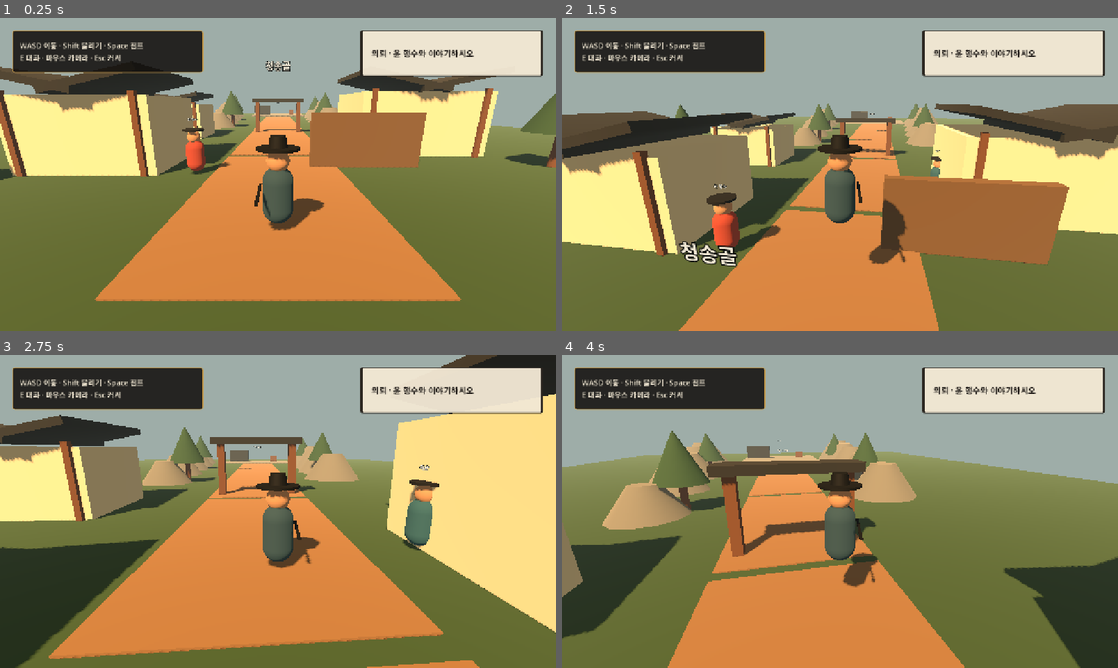
Above: before the commit, frames 1-4 (two rows, left to right).
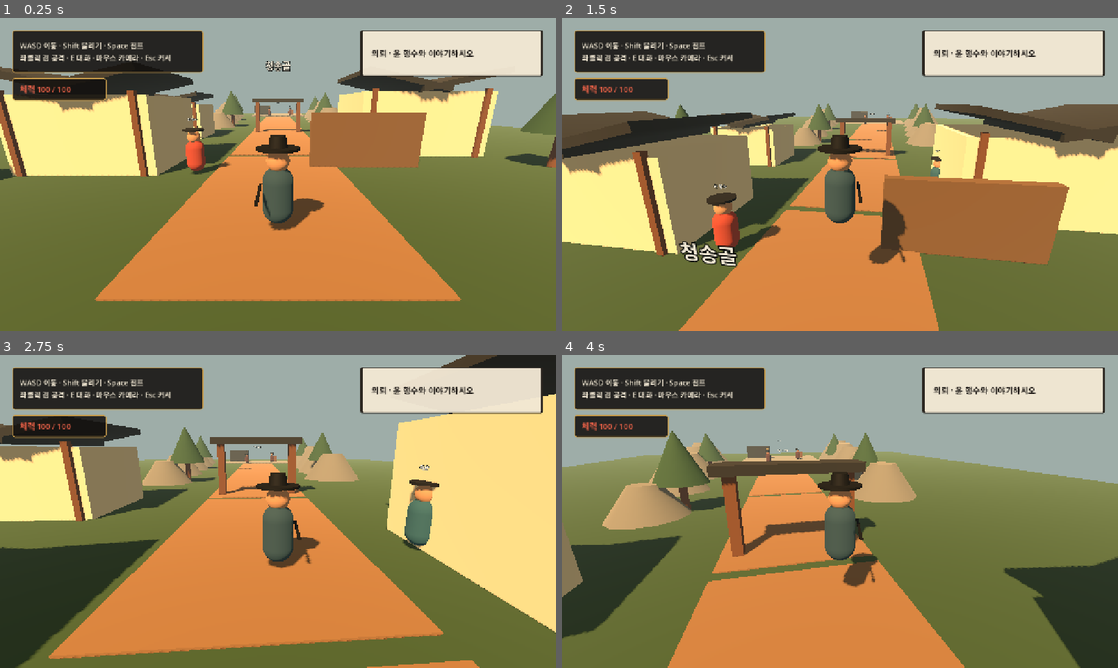
Above: after the commit, the same moments.

Repository: jngbnss/rea-playground
Game: Godot game, scene res://scenes/main.tscn
The game is run twice, just before and just after one commit, with the same random seed, the same clock (stepped at 60 frames per second) and the same inputs.
Inputs (mouse positions are in pixels of both pictures, inside the frame that each line leads up to):
- Up to frame 1 (0.25 s): no input
- Up to frame 2 (1.5 s): tap Enter at 0.5 s; move the mouse to (867, 174) at 0.52 s; hold W (move_forward) from 0.53 s (still down); click (867, 174) at 0.6 s; tap Space (jump) at 0.77 s; move the mouse to (812, 174) at 1.27 s; tap E (interact) at 1.35 s
- Up to frame 3 (2.75 s): keep holding W (move_forward); tap Space (jump) at 1.52 s; click (250, 511) at 1.55 s; move the mouse to (289, 505) at 2.02 s; hold Shift (sprint) from 2.03 s (still down); click (289, 505) at 2.3 s
- Up to frame 4 (4 s): keep holding W (move_forward); move the mouse to (834, 517) at 2.77 s; release Shift (sprint) at 2.78 s; click (834, 517) at 2.85 s; tap Space (jump) at 3.02, 3.77 s; move the mouse to (878, 514) at 3.52 s; click (878, 514) at 3.6 s

The runs differ from the first frame. In frame 1, 1.3% of the frame differs, in the area x 2-53%, y 11-32%; in frame 2, 1.6%; in frame 3, 1.1%; in frame 4, 1.7%, in the area x 2-44%, y 11-34%.

Commit message:
feat: add sword combat and bandit AI

Diff:
--- a/projects/joseon-outlaw/game/project.godot
+++ b/projects/joseon-outlaw/game/project.godot
@@ -9,6 +9,7 @@
 
 [autoload]
 QuestManager="*res://scripts/quest_manager.gd"
+CombatCoordinator="*res://scripts/combat_coordinator.gd"
 
 [display]
 window/size/viewport_width=1280
--- /dev/null
+++ b/projects/joseon-outlaw/game/scenes/bandit.tscn
@@ -0,0 +1,76 @@
+[gd_scene load_steps=9 format=3]
+
+[ext_resource type="Script" path="res://scripts/bandit.gd" id="1_bandit"]
+
+[sub_resource type="CapsuleShape3D" id="Shape_bandit"]
+radius = 0.38
+height = 1.8
+
+[sub_resource type="CapsuleMesh" id="Mesh_body"]
+radius = 0.37
+height = 1.35
+
+[sub_resource type="SphereMesh" id="Mesh_head"]
+radius = 0.25
+height = 0.5
+
+[sub_resource type="CylinderMesh" id="Mesh_wrap"]
+top_radius = 0.28
+bottom_radius = 0.32
+height = 0.26
+radial_segments = 12
+
+[sub_resource type="BoxMesh" id="Mesh_weapon"]
+size = Vector3(0.08, 0.08, 1.15)
+
+[sub_resource type="StandardMaterial3D" id="Material_cloth"]
+albedo_color = Color(0.30, 0.15, 0.12, 1)
+roughness = 0.95
+
+[sub_resource type="StandardMaterial3D" id="Material_skin"]
+albedo_color = Color(0.65, 0.43, 0.31, 1)
+roughness = 0.9
+
+[sub_resource type="StandardMaterial3D" id="Material_dark"]
+albedo_color = Color(0.055, 0.045, 0.04, 1)
+metallic = 0.25
+roughness = 0.6
+
+[node name="Bandit" type="CharacterBody3D"]
+script = ExtResource("1_bandit")
+
+[node name="CollisionShape3D" type="CollisionShape3D" parent="."]
+position = Vector3(0, 0.9, 0)
+shape = SubResource("Shape_bandit")
+
+[node name="Visual" type="Node3D" parent="."]
+
+[node name="Body" type="MeshInstance3D" parent="Visual"]
+position = Vector3(0, 0.86, 0)
+mesh = SubResource("Mesh_body")
+material_override = SubResource("Material_cloth")
+
+[node name="Head" type="MeshInstance3D" parent="Visual"]
+position = Vector3(0, 1.67, 0)
+mesh = SubResource("Mesh_head")
+material_override = SubResource("Material_skin")
+
+[node name="HeadWrap" type="MeshInstance3D" parent="Visual"]
+position = Vector3(0, 1.88, 0)
+rotation_degrees = Vector3(0, 0, -8)
+mesh = SubResource("Mesh_wrap")
+material_override = SubResource("Material_dark")
+
+[node name="Weapon" type="MeshInstance3D" parent="Visual"]
+position = Vector3(-0.45, 0.95, -0.12)
+rotation_degrees = Vector3(0, 0, 10)
+mesh = SubResource("Mesh_weapon")
+material_override = SubResource("Material_dark")
+
+[node name="StateLabel" type="Label3D" parent="."]
+position = Vector3(0, 2.35, 0)
+text = "순찰"
+font_size = 34
+outline_size = 7
+modulate = Color(0.96, 0.72, 0.36, 1)
+billboard = 1
--- a/projects/joseon-outlaw/game/scenes/main.tscn
+++ b/projects/joseon-outlaw/game/scenes/main.tscn
@@ -1,9 +1,10 @@
-[gd_scene load_steps=13 format=3]
+[gd_scene load_steps=14 format=3]
 
 [ext_resource type="Script" path="res://scripts/main.gd" id="1_main"]
 [ext_resource type="PackedScene" path="res://scenes/player.tscn" id="2_player"]
 [ext_resource type="Script" path="res://scripts/world.gd" id="3_world"]
 [ext_resource type="PackedScene" path="res://scenes/npc.tscn" id="4_npc"]
+[ext_resource type="PackedScene" path="res://scenes/bandit.tscn" id="5_bandit"]
 
 [sub_resource type="Environment" id="Environment_main"]
 background_mode = 1
@@ -106,6 +107,12 @@
 display_name = "덕순 주모"
 accent_color = Color(0.18, 0.35, 0.4, 1)
 
+[node name="BanditA" parent="World" instance=ExtResource("5_bandit")]
+position = Vector3(-2, 0, -46)
+
+[node name="BanditB" parent="World" instance=ExtResource("5_bandit")]
+position = Vector3(3, 0, -50)
+
 [node name="Player" parent="." instance=ExtResource("2_player")]
 position = Vector3(0, 0.05, 8)
 
@@ -125,7 +132,7 @@
 theme_override_constants/margin_bottom = 10
 
 [node name="Text" type="Label" parent="UI/HelpPanel/Margin"]
-text = "WASD 이동 · Shift 달리기 · Space 점프\nE 대화 · 마우스 카메라 · Esc 커서"
+text = "WASD 이동 · Shift 달리기 · Space 점프\n좌클릭 검 공격 · E 대화 · 마우스 카메라 · Esc 커서"
 theme_override_colors/font_color = Color(0.945, 0.906, 0.827, 1)
 theme_override_font_sizes/font_size = 17
 
@@ -180,3 +187,21 @@
 autowrap_mode = 2
 theme_override_colors/font_color = Color(0.945, 0.906, 0.827, 1)
 theme_override_font_sizes/font_size = 22
+
+[node name="HealthPanel" type="PanelContainer" parent="UI"]
+offset_left = 28.0
+offset_top = 138.0
+offset_right = 245.0
+offset_bottom = 190.0
+theme_override_styles/panel = SubResource("Panel_style")
+
+[node name="Margin" type="MarginContainer" parent="UI/HealthPanel"]
+theme_override_constants/margin_left = 16
+theme_override_constants/margin_top = 8
+theme_override_constants/margin_right = 16
+theme_override_constants/margin_bottom = 8
+
+[node name="Health" type="Label" parent="UI/HealthPanel/Margin"]
+text = "체력 100 / 100"
+theme_override_colors/font_color = Color(0.92, 0.38, 0.28, 1)
+theme_override_font_sizes/font_size = 18
--- /dev/null
+++ b/projects/joseon-outlaw/game/scripts/bandit.gd
@@ -0,0 +1,188 @@
+class_name BanditController
+extends CharacterBody3D
+
+signal state_changed(previous: String, current: String)
+signal health_changed(current: int, maximum: int)
+signal died(bandit: BanditController)
+
+const PATROL := "patrol"
+const ALERT := "alert"
+const CHASE := "chase"
+const ATTACK := "attack"
+const STAGGER := "stagger"
+const RETURN := "return"
+const DEAD := "dead"
+
+@export var max_health := 60
+@export var move_speed := 3.2
+@export var detection_range := 11.0
+@export var attack_range := 2.2
+@export var leash_range := 24.0
+@export var attack_damage := 12
+
+@onready var visual: Node3D = $Visual
+@onready var weapon: MeshInstance3D = $Visual/Weapon
+@onready var state_label: Label3D = $StateLabel
+
+var health := 60
+var state := PATROL
+var target: PlayerController
+var _spawn_position := Vector3.ZERO
+var _patrol_direction := 1.0
+var _attack_cooldown := 0.0
+var _stagger_time := 0.0
+var _gravity: float = ProjectSettings.get_setting("physics/3d/default_gravity")
+
+
+func _ready() -> void:
+    add_to_group("enemies")
+    health = max_health
+    _spawn_position = global_position
+    target = get_tree().get_first_node_in_group("player") as PlayerController
+    _show_state()
+
+
+func _physics_process(delta: float) -> void:
+    if state == DEAD:
+        return
+    _attack_cooldown = maxf(0.0, _attack_cooldown - delta)
+    if not is_on_floor():
+        velocity.y -= _gravity * delta
+    if state == STAGGER:
+        _stagger_time -= delta
+        velocity.x = move_toward(velocity.x, 0.0, 10.0 * delta)
+        velocity.z = move_toward(velocity.z, 0.0, 10.0 * delta)
+        if _stagger_time <= 0.0:
+            _set_state(CHASE)
+        move_and_slide()
+        return
+    if target == null or not is_instance_valid(target) or target.is_dead:
+        _return_home(delta)
+        move_and_slide()
+        return
+
+    var target_distance := global_position.distance_to(target.global_position)
+    var home_distance := global_position.distance_to(_spawn_position)
+    match state:
+        PATROL:
+            _patrol(delta)
+            if target_distance <= detection_range:
+                _set_state(ALERT)
+        ALERT:
+            velocity.x = 0.0
+            velocity.z = 0.0
+            _set_state(CHASE)
+        CHASE:
+            if home_distance > leash_range:
+                _set_state(RETURN)
+            elif target_distance <= attack_range and CombatCoordinator.request_attack(self):
+                _set_state(ATTACK)
+            else:
+                _move_toward(target.global_position, move_speed)
+        ATTACK:
+            velocity.x = 0.0
+            velocity.z = 0.0
+            _face(target.global_position)
+            if target_distance > attack_range + 0.8:
+                CombatCoordinator.release_attack(self)
+                _set_state(CHASE)
+            elif _attack_cooldown <= 0.0:
+                _attack_cooldown = 1.1
+                target.receive_damage(attack_damage)
+                _swing_weapon()
+        RETURN:
+            _return_home(delta)
+    move_and_slide()
+
+
+func take_damage(amount: int, attacker: Node3D = null) -> bool:
+    if state == DEAD or amount <= 0:
+        return false
+    health = maxi(0, health - amount)
+    health_changed.emit(health, max_health)
+    if health == 0:
+        CombatCoordinator.release_attack(self)
+        _set_state(DEAD)
+        collision_layer = 0
+        collision_mask = 0
+        died.emit(self)
+        visual.rotation_degrees.z = 90.0
+        state_label.text = "제압됨"
+    else:
+        if attacker is PlayerController:
+            target = attacker
+        CombatCoordinator.release_attack(self)
+        _stagger_time = 0.28
+        _set_state(STAGGER)
+    return true
+
+
+func set_combat_target(next_target: PlayerController) -> void:
+    target = next_target
+
+
+func reset_combat(position_override := Vector3.INF) -> void:
+    if position_override != Vector3.INF:
+        global_position = position_override
+        _spawn_position = position_override
+    health = max_health
+    velocity = Vector3.ZERO
+    visual.rotation = Vector3.ZERO
+    collision_layer = 1
+    collision_mask = 1
+    _set_state(PATROL)
+    health_changed.emit(health, max_health)
+
+
+func _patrol(_delta: float) -> void:
+    var offset := global_position.x - _spawn_position.x
+    if absf(offset) > 3.0:
+        _patrol_direction = -signf(offset)
+    velocity.x = _patrol_direction * move_speed * 0.45
+    velocity.z = 0.0
+    _face(global_position + Vector3(velocity.x, 0.0, 0.0))
+
+
+func _return_home(_delta: float) -> void:
+    CombatCoordinator.release_attack(self)
+    if global_position.distance_to(_spawn_position) < 0.7:
+        velocity.x = 0.0
+        velocity.z = 0.0
+        _set_state(PATROL)
+    else:
+        _set_state(RETURN)
+        _move_toward(_spawn_position, move_speed)
+
+
+func _move_toward(destination: Vector3, speed: float) -> void:
+    var direction := (destination - global_position)
+    direction.y = 0.0
+    direction = direction.normalized()
+    velocity.x = direction.x * speed
+    velocity.z = direction.z * speed
+    _face(destination)
+
+
+func _face(destination: Vector3) -> void:
+    var flat_target := Vector3(destination.x, global_position.y, destination.z)
+    if not global_position.is_equal_approx(flat_target):
+        visual.look_at(flat_target, Vector3.UP, true)
+
+
+func _set_state(next: String) -> void:
+    if state == next:
+        return
+    var previous := state
+    state = next
+    state_changed.emit(previous, state)
+    _show_state()
+
+
+func _show_state() -> void:
+    state_label.text = {PATROL: "순찰", ALERT: "발견!", CHASE: "추적", ATTACK: "공격", STAGGER: "경직", RETURN: "복귀", DEAD: "제압됨"}.get(state, state)
+
+
+func _swing_weapon() -> void:
+    var tween := create_tween()
+    tween.tween_property(weapon, "rotation_degrees:z", -75.0, 0.1)
+    tween.tween_property(weapon, "rotation_degrees:z", 10.0, 0.18)
--- /dev/null
+++ b/projects/joseon-outlaw/game/scripts/combat_coordinator.gd
@@ -0,0 +1,26 @@
+extends Node
+
+var active_attacker: Node
+var max_concurrent_attackers := 0
+
+
+func reset() -> void:
+    active_attacker = null
+    max_concurrent_attackers = 0
+
+
+func request_attack(enemy: Node) -> bool:
+    if active_attacker != null and is_instance_valid(active_attacker) and active_attacker != enemy:
+        return false
+    active_attacker = enemy
+    max_concurrent_attackers = maxi(max_concurrent_attackers, 1)
+    return true
+
+
+func release_attack(enemy: Node) -> void:
+    if active_attacker == enemy:
+        active_attacker = null
+
+
+func owns_attack(enemy: Node) -> bool:
+    return active_attacker == enemy
--- a/projects/joseon-outlaw/game/scripts/main.gd
+++ b/projects/joseon-outlaw/game/scripts/main.gd
@@ -1,13 +1,14 @@
 extends Node3D
 
-const IMPLEMENTED_PHASE := 3
+const IMPLEMENTED_PHASE := 4
 const INTERACTION_RANGE := 3.0
 
-@onready var player: CharacterBody3D = $Player
+@onready var player: PlayerController = $Player
 @onready var objective_label: Label = $UI/ObjectivePanel/Margin/Objective
 @onready var prompt_label: Label = $UI/Prompt
 @onready var dialogue_panel: PanelContainer = $UI/Dialogue
 @onready var dialogue_text: Label = $UI/Dialogue/Margin/Text
+@onready var health_label: Label = $UI/HealthPanel/Margin/Health
 
 var _smoke_phase := 0
 var _screenshot_path := ""
@@ -18,6 +19,8 @@
     QuestManager.reset()
     QuestManager.state_changed.connect(_on_quest_state_changed)
     _update_objective()
+    player.health_changed.connect(_on_player_health_changed)
+    _on_player_health_changed(player.health, player.max_health)
     print("JOSEON_OUTLAW_READY phase=%d" % IMPLEMENTED_PHASE)
     for argument in OS.get_cmdline_user_args():
         if argument.begins_with("--smoke-phase="):
@@ -67,6 +70,10 @@
 func _update_objective() -> void:
     objective_label.text = "의뢰 · %s" % QuestManager.objective()
 
+func _on_player_health_changed(current: int, maximum: int) -> void:
+    health_label.text = "체력 %d / %d" % [current, maximum]
+
+
 
 func _finish_smoke() -> void:
     if _smoke_phase > IMPLEMENTED_PHASE:
@@ -82,6 +89,8 @@
     if _smoke_phase >= 2 and not await _smoke_player(camera):
         return
     if _smoke_phase >= 3 and not _smoke_quest():
+        return
+    if _smoke_phase >= 4 and not await _smoke_combat():
         return
     if not _screenshot_path.is_empty():
         await get_tree().process_frame
@@ -162,6 +171,45 @@
     print("QUEST_SMOKE npcs=2 state=%s objective=%s invalid_transition=blocked" % [QuestManager.state, QuestManager.objective()])
     return true
 
+func _smoke_combat() -> bool:
+    var bandit_a := get_node_or_null("World/BanditA") as BanditController
+    var bandit_b := get_node_or_null("World/BanditB") as BanditController
+    if bandit_a == null or bandit_b == null or get_tree().get_nodes_in_group("enemies").size() != 2:
+        _fail_smoke("Combatants are missing")
+        return false
+    CombatCoordinator.reset()
+    player.restore_at(Vector3(0, 0.05, -43))
+    bandit_a.reset_combat(Vector3(-0.8, 0.05, -44.7))
+    bandit_b.reset_combat(Vector3(0.8, 0.05, -44.7))
+    bandit_a.set_combat_target(player)
+    bandit_b.set_combat_target(player)
+    for frame in 8:
+        await get_tree().physics_frame
+    var attacking := 0
+    for enemy in [bandit_a, bandit_b]:
+        if enemy.state == BanditController.ATTACK:
+            attacking += 1
+    if attacking != 1 or CombatCoordinator.max_concurrent_attackers != 1 or player.health >= player.max_health:
+        _fail_smoke("Attack token or enemy damage failed: attacking=%d health=%d" % [attacking, player.health])
+        return false
+
+    CombatCoordinator.reset()
+    player.restore_at(Vector3(0, 0.05, -43))
+    bandit_a.reset_combat(Vector3(0, 0.05, -45))
+    bandit_b.reset_combat(Vector3(5, 0.05, -47))
+    bandit_a.set_combat_target(player)
+    bandit_b.set_combat_target(player)
+    var total_hits := 0
+    for strike in 3:
+        total_hits += player.attack()
+        for frame in 24:
+            await get_tree().physics_frame
+    if total_hits != 3 or bandit_a.state != BanditController.DEAD or bandit_a.health != 0:
+        _fail_smoke("Sword damage sequence failed: hits=%d health=%d state=%s" % [total_hits, bandit_a.health, bandit_a.state])
+        return false
+    print("COMBAT_SMOKE hits=%d enemy_health=%d state=%s token_max=%d player_health=%d" % [total_hits, bandit_a.health, bandit_a.state, CombatCoordinator.max_concurrent_attackers, player.health])
+    return true
+
 
 func _fail_smoke(message: String) -> void:
     print("SMOKE_FAIL phase=%d reason=%s" % [_smoke_phase, message])
--- a/projects/joseon-outlaw/game/scripts/player.gd
+++ b/projects/joseon-outlaw/game/scripts/player.gd
@@ -2,26 +2,38 @@
 extends CharacterBody3D
 
 signal movement_state_changed(state: String)
+signal health_changed(current: int, maximum: int)
+signal died
 
 @export var walk_speed := 4.5
 @export var run_speed := 7.5
 @export var acceleration := 18.0
 @export var jump_velocity := 6.0
 @export var mouse_sensitivity := 0.0025
+@export var max_health := 100
+@export var attack_damage := 20
+@export var attack_range := 2.8
 
 @onready var visual: Node3D = $Visual
+@onready var sword: MeshInstance3D = $Visual/Sword
 @onready var camera_rig: Node3D = $CameraRig
 @onready var pitch: Node3D = $CameraRig/Pitch
 
 var movement_state := "idle"
+var health := 100
+var is_dead := false
 var _test_enabled := false
 var _test_input := Vector2.ZERO
 var _test_sprint := false
 var _test_jump := false
+var _attack_ready := true
+var _attack_tween: Tween
 var _gravity: float = ProjectSettings.get_setting("physics/3d/default_gravity")
 
 
 func _ready() -> void:
+    add_to_group("player")
+    health = max_health
     _ensure_input_actions()
     var smoke_run := false
     for argument in OS.get_cmdline_user_args():
@@ -41,29 +53,81 @@
 
 
 func _physics_process(delta: float) -> void:
+    if is_dead:
+        return
     var input_vector := _test_input if _test_enabled else Input.get_vector("move_left", "move_right", "move_forward", "move_back")
     var sprinting := _test_sprint if _test_enabled else Input.is_action_pressed("sprint")
     var wants_jump := _consume_test_jump() if _test_enabled else Input.is_action_just_pressed("jump")
     _move(input_vector, sprinting, wants_jump, delta)
+    if not _test_enabled and Input.is_action_just_pressed("attack"):
+        attack()
 
 
 func _move(input_vector: Vector2, sprinting: bool, wants_jump: bool, delta: float) -> void:
     var camera_basis := Basis(Vector3.UP, camera_rig.global_rotation.y)
     var direction := (camera_basis * Vector3(input_vector.x, 0.0, input_vector.y)).normalized()
     var speed := run_speed if sprinting else walk_speed
-    var target := direction * speed
-    velocity.x = move_toward(velocity.x, target.x, acceleration * delta)
-    velocity.z = move_toward(velocity.z, target.z, acceleration * delta)
-
+    var target_velocity := direction * speed
+    velocity.x = move_toward(velocity.x, target_velocity.x, acceleration * delta)
+    velocity.z = move_toward(velocity.z, target_velocity.z, acceleration * delta)
     if not is_on_floor():
         velocity.y -= _gravity * delta
     elif wants_jump:
         velocity.y = jump_velocity
-
     move_and_slide()
     if direction.length_squared() > 0.01:
         visual.rotation.y = lerp_angle(visual.rotation.y, atan2(direction.x, direction.z), minf(1.0, 12.0 * delta))
     _set_movement_state(direction, sprinting)
+
+
+func attack() -> int:
+    if not _attack_ready or is_dead:
+        return 0
+    _attack_ready = false
+    _animate_attack()
+    get_tree().create_timer(0.35).timeout.connect(func() -> void: _attack_ready = true)
+    var hits := 0
+    var forward := -visual.global_basis.z.normalized()
+    for candidate in get_tree().get_nodes_in_group("enemies"):
+        var enemy := candidate as Node3D
+        if enemy == null:
+            continue
+        var offset := enemy.global_position - global_position
+        var flat_offset := Vector3(offset.x, 0.0, offset.z)
+        if flat_offset.length() <= attack_range and forward.dot(flat_offset.normalized()) >= 0.25:
+            if enemy.call("take_damage", attack_damage, self):
+                hits += 1
+    return hits
+
+
+func receive_damage(amount: int) -> bool:
+    if is_dead or amount <= 0:
+        return false
+    health = maxi(0, health - amount)
+    health_changed.emit(health, max_health)
+    if health == 0:
+        is_dead = true
+        velocity = Vector3.ZERO
+        visual.rotation_degrees.z = 90.0
+        died.emit()
+    return true
+
+
+func restore_at(checkpoint: Vector3) -> void:
+    global_position = checkpoint
+    velocity = Vector3.ZERO
+    health = max_health
+    is_dead = false
+    visual.rotation = Vector3.ZERO
+    health_changed.emit(health, max_health)
+
+
+func _animate_attack() -> void:
+    if _attack_tween != null and _attack_tween.is_valid():
+        _attack_tween.kill()
+    _attack_tween = create_tween()
+    _attack_tween.tween_property(sword, "rotation_degrees:z", -95.0, 0.1)
+    _attack_tween.tween_property(sword, "rotation_degrees:z", -8.0, 0.2)
 
 
 func _set_movement_state(direction: Vector3, sprinting: bool) -> void:
@@ -113,3 +177,8 @@
         var event := InputEventKey.new()
         event.physical_keycode = actions[action]
         InputMap.action_add_event(action, event)
+    if not InputMap.has_action(&"attack"):
+        InputMap.add_action(&"attack")
+        var mouse_event := InputEventMouseButton.new()
+        mouse_event.button_index = MOUSE_BUTTON_LEFT
+        InputMap.action_add_event(&"attack", mouse_event)
Not shown, added: projects/joseon-outlaw/game/scripts/bandit.gd.uid
Not shown, added: projects/joseon-outlaw/game/scripts/combat_coordinator.gd.uid
Not shown, added: projects/joseon-outlaw/docs/evidence/game/phase4.png
Not shown, changed: projects/joseon-outlaw/docs/implementation-checklist.md
Not shown, changed: projects/joseon-outlaw/docs/implementation-errors.md
